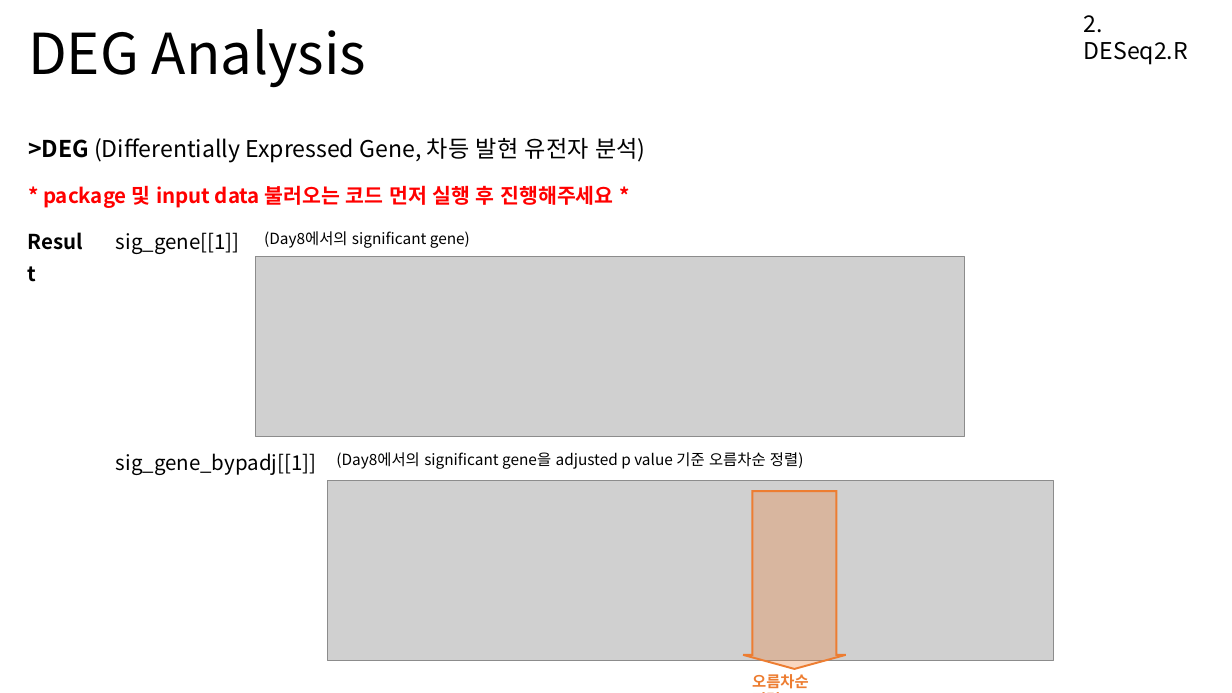
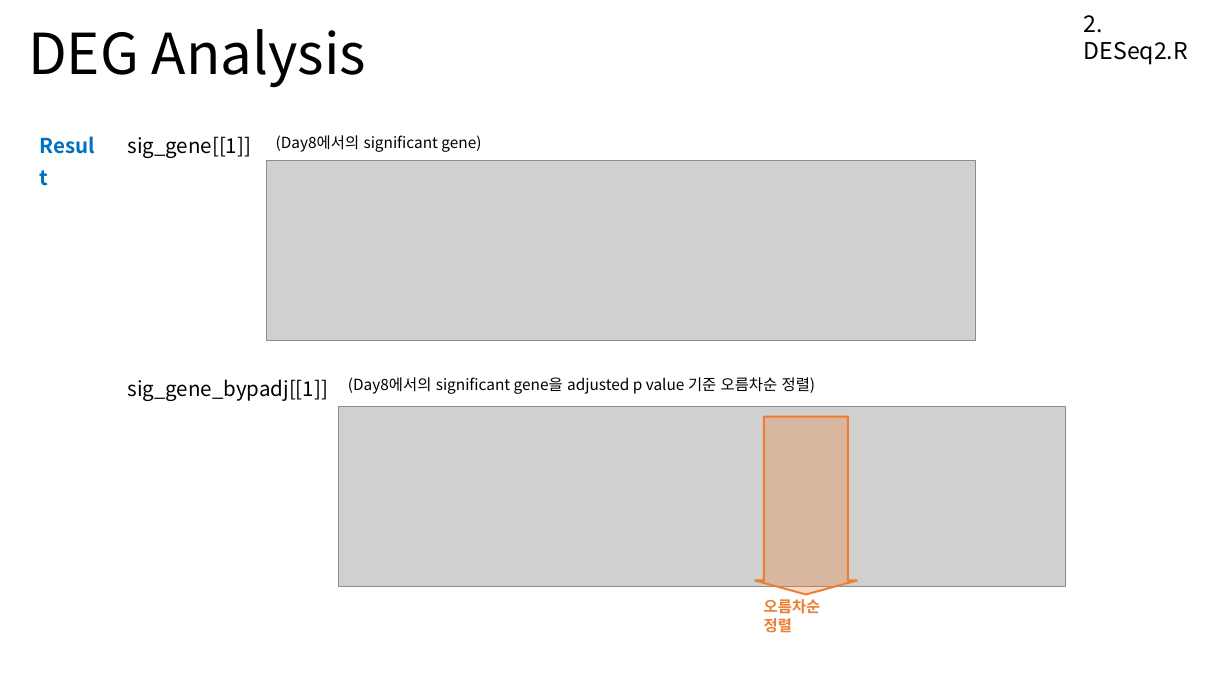
Before and after one commit to Khreat0205/Education_BulkRNAseq, a slide deck: slide 50 of Presentation/2. DESeq2 (수정).pptx (slide 53 before the commit). Drawn at 1232x693 pixels with LibreOffice and Linux fonts; fonts in the diff are those of the drawing; grey boxes stand for pictures. Boxes give left, top, right and bottom in pixels: in the first picture for what was removed or moved away, otherwise in the second. Text is boxed around its words. In the diff, an @@ line names an element or a change of style, - is before the commit and + after.

```diff
--- a/Presentation/2. DESeq2 (수정).pptx
+++ b/Presentation/2. DESeq2 (수정).pptx
@@ text removed at bbox=[28, 138, 645, 208] @@
->DEG (Differentially Expressed Gene, 차등 발현 유전자 분석)
-* package 및 input data 불러오는 코드 먼저 실행 후 진행해주세요 *
@@ text "Result" at bbox=[30, 121, 109, 159]: text colour #000000 to #0070C0 @@
@@ 3 texts, 1 picture: place and size @@
-3 texts, 1 picture at bbox=[18, 217, 965, 437]
+3 texts, 1 picture at bbox=[30, 121, 977, 341]
@@ 3 texts, 1 picture, 1 down arrow: place and size @@
-3 texts, 1 picture, 1 down arrow at bbox=[116, 452, 1054, 689]
+3 texts, 1 picture, 1 down arrow at bbox=[127, 377, 1066, 633]
```
Also in this commit, not shown: 22 other slides changed, 21 slides added, 24 slides removed, 1 other file.
